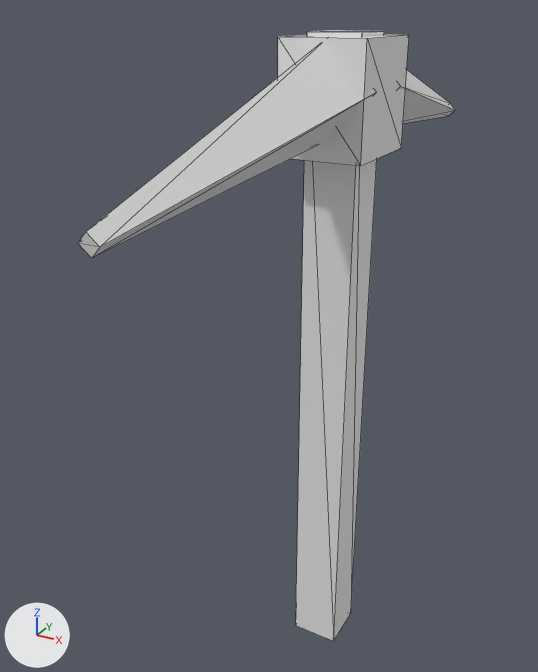
Renders of the glTF model models/pickaxe.glb from each side of a commit.
Before and after are seen from a camera (50 mm lens) standing at (0.209, -0.483, 0.474) and looking at (-0.05, -0.013, 0.239). Arrows for +X, +Y and +Z are at lower left; the lights stay in place. The picture after the commit comes second. Mesh edges are drawn as thin lines. Where no turn or scale is listed for an object, it has been applied to the vertices.

Objects in the first picture: 'Collar', 'Handle', 'SpikeBack', 'SpikeFront'.
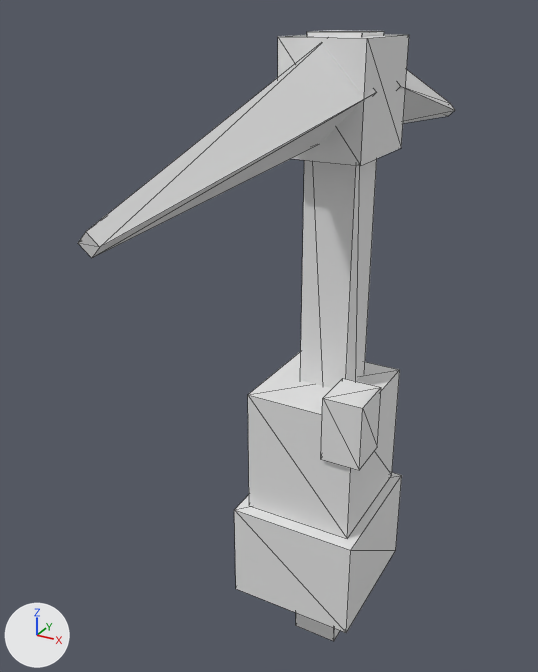
Location of each change, (x1, y1, x2, y2) in pixels of the pictures (538 x 672 px):
'HandFist', added: after (248, 351, 400, 539)
'HandCuff', added: after (234, 472, 402, 633)
'HandThumb', added: after (321, 378, 381, 470)

The edits, one by one:
Mesh me_handthumb is new.
It is a box spanning x -0.015..0.015, y -0.0175..0.0175, z -0.025..0.025.
Mesh me_handfist is new.
It is a box spanning x -0.0425..0.0425, y -0.0475..0.0475, z -0.05..0.05.
Mesh me_handcuff is new.
It is a box spanning x -0.05..0.05, y -0.055..0.055, z -0.04..0.04.
Object 'HandThumb' (ob_handthumb) is new; it shows me_handthumb.
Its location is (0.035, -0.045, 0.2).
Object 'HandFist' (ob_handfist) is new; it shows me_handfist.
Its location is (0.0, -0.012, 0.16).
Object 'HandCuff' (ob_handcuff) is new; it shows me_handcuff.
Its location is (0.0, -0.015, 0.07).
